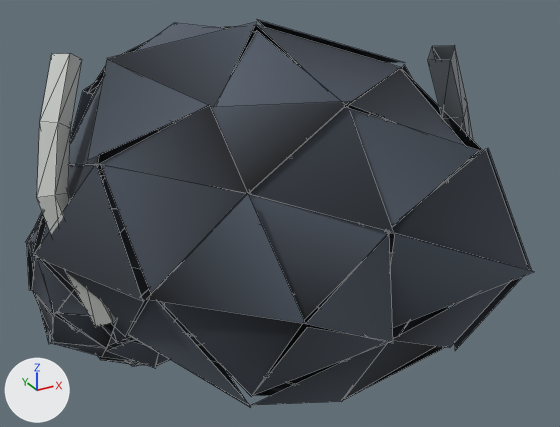
What one commit did to the glTF model packages/viewer-threejs/public/assets/resources/tin/small-lod2.glb.
Rendered twice from a 50 mm camera at (-1.256, -2.452, 1.756) aimed at (0.059, -0.061, 0.561). Arrows for +X, +Y and +Z are at lower left; the lights stay in place. The older version comes first. Mesh edges are drawn as thin lines. Where no turn or scale is listed for an object, it has been applied to the vertices. Vertices at exactly the same position are counted once.

In view in the first picture: 'tin-host-rock', 'tin-mineral-seams'.
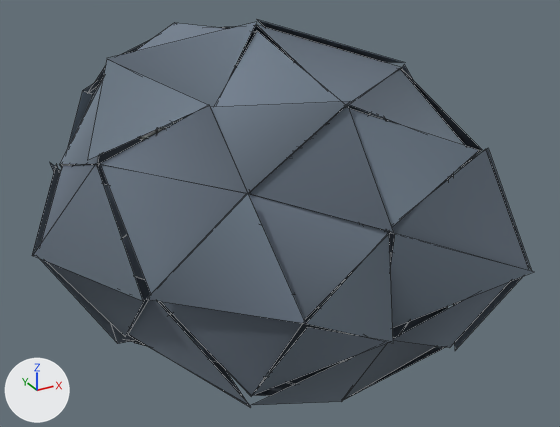
The newer file is also turned or shifted as a whole; pictures and numbers use the older file's frame.

The change, as a list of edits to the scene's bpy script:
```text
Change me_mesh_0:
    used by ob_tin_host_rock; location = (0.0, 0.0, 0.0)
    remove me_mesh_0.from_pydata(...)  # 480 vertices, 160 faces; spans x -0.85..0.77, y -0.86..0.82, z -0.22..1.29
    add me_mesh_0.from_pydata(...)  # 240 vertices, 80 faces; spans x -0.85..0.77, y -0.86..0.82, z -0.22..1.29
    me_mesh_0 part 1: 80 loose pieces with 240 vertices, spanning x -0.85..-0.1, y -0.11..0.66, z -0.16..0.75, are deleted
    me_mesh_0 part 2: 80 kept faces spanning x -0.85..0.77, y -0.86..0.82, z -0.22..1.29 get new vertex colours; the middle colour goes from greyish blue #414852 to greyish blue #66737f
Change me_mesh_1:
    used by ob_tin_mineral_seams; location = (0.0, 0.0, 0.0)
    remove me_mesh_1.from_pydata(...)  # 40 vertices, 64 faces; spans x -0.81..0.69, y -0.57..0.27, z 0.3..1.25
    add me_mesh_1.from_pydata(...)  # 180 vertices, 60 faces; spans x -0.43..0.34, y -0.33..0.74, z 0.65..0.88
    me_mesh_1 part 3: the whole mesh is rebuilt
```

Changed parts and their boxes (x1, y1, x2, y2) in the pictures (560 x 427 px):
'tin-host-rock', reshaped: before (26, 20, 535, 407); after (32, 20, 535, 407)
'tin-mineral-seams', reshaped (mostly hidden afterwards): before (37, 46, 476, 327); after (138, 124, 326, 152)
part 1 of me_mesh_0, deleted: before (26, 169, 202, 369)
part 2 of me_mesh_0, recoloured (lighter): (32, 20, 535, 407) in both
